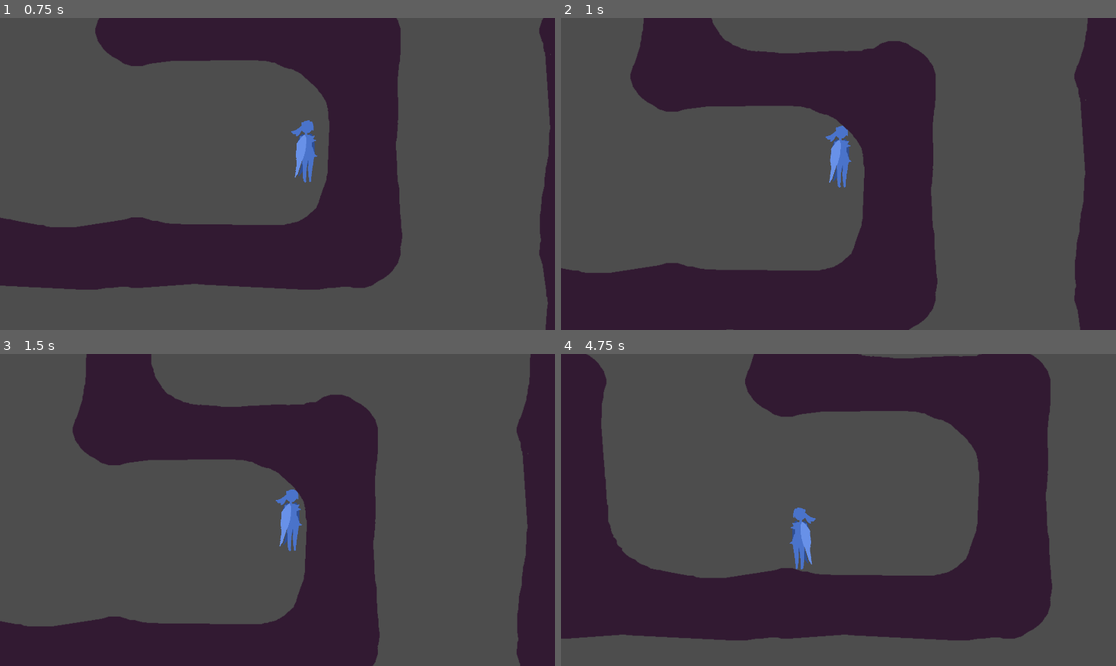
Above: before the commit, frames 1-4 (two rows, left to right).
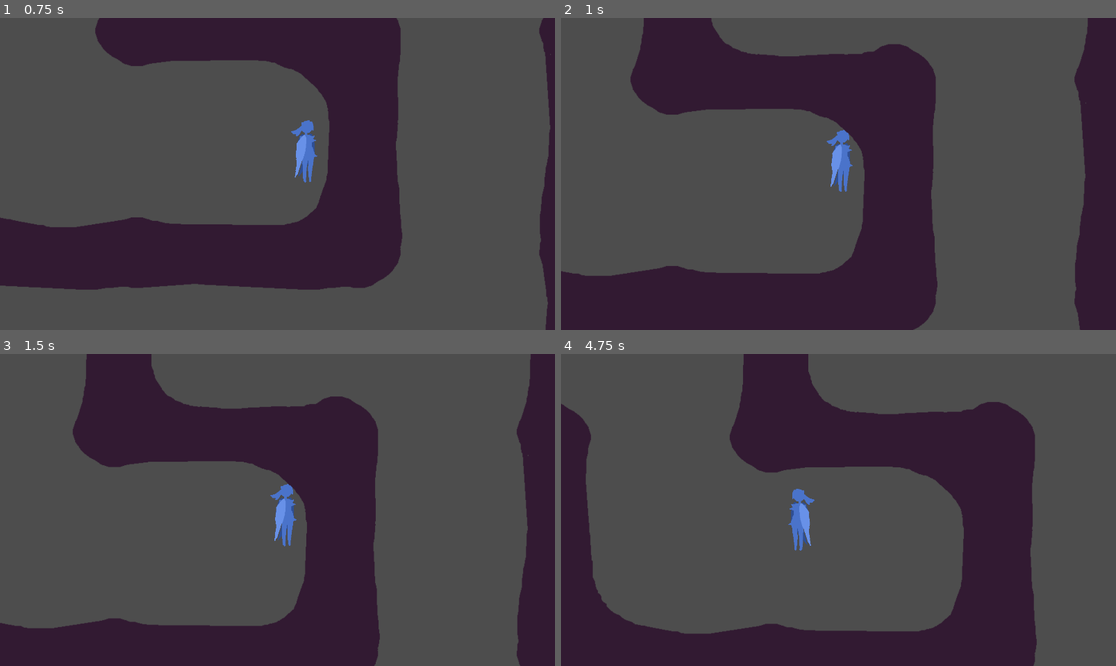
Above: after the commit, the same moments.

Repository: emeryplyler/Paths
Game: Godot game, scene res://main_game_scene/root.tscn
Two runs of this game, one before a commit and one after it. Both use one fixed random seed, a clock stepped at 60 frames per second and the inputs below.
Inputs:
- Up to frame 1 (0.75 s): hold D (Right) from 0.53 s (still down); tap Space (Jump) at 0.6 s
- Up to frame 2 (1 s): keep holding D (Right); tap Space (Jump) at 0.77 s
- Up to frame 3 (1.5 s): keep holding D (Right); tap Space (Jump) at 1.07, 1.35 s
- Up to frame 4 (4.75 s): tap Space (Jump) at 1.52, 1.82, 2.1, 2.85, 3.02, 3.32, 3.6, 3.77, 4.07, 4.35, 4.52 s; release D (Right) at 2.03 s; hold A (Left) 2.03-2.78 s; hold D (Right) 2.78-4.28 s; hold A (Left) from 4.28 s (still down)

Frame 1 is identical in both runs. In frame 2, 1.9% of the frame differs, in the area x 0-95%, y 0-100%; in frame 3, 1.4%; in frame 4, 41%, in the area x 0-89%, y 0-100%.

Commit message:
added double jump
need wall cling

Diff:
--- a/player/PlayerMovement.gd
+++ b/player/PlayerMovement.gd
@@ -21,18 +21,25 @@
 		velocity.y += gravity * delta
 
 	# Handle jump.
-	if Input.is_action_just_pressed("Jump") and is_on_floor():
-		velocity.y = JUMP_VELOCITY
+	if Input.is_action_just_pressed("Jump"):
+		if is_on_floor():
+			has_double_jumped = false
+			velocity.y = JUMP_VELOCITY
 
-	if Input.is_action_just_pressed("Jump") and is_on_wall() and not is_on_floor():
-		velocity.y = JUMP_VELOCITY
-		if facing_left:
-			velocity.x = WALL_PUSH_VELOCITY
-		else:
-			velocity.x = -WALL_PUSH_VELOCITY
-		flip()
-		is_wall_pushing = true
-		timer.start()
+		elif not has_double_jumped and not is_on_floor():
+			velocity.y = JUMP_VELOCITY
+			has_double_jumped = true
+
+		elif is_on_wall() and not is_on_floor():
+			velocity.y = JUMP_VELOCITY
+			if facing_left:
+				velocity.x = WALL_PUSH_VELOCITY
+			else:
+				velocity.x = -WALL_PUSH_VELOCITY
+			flip()
+			is_wall_pushing = true
+			has_double_jumped = false
+			timer.start()
 
 
 	if not is_wall_pushing: # player has not just wall jumped
